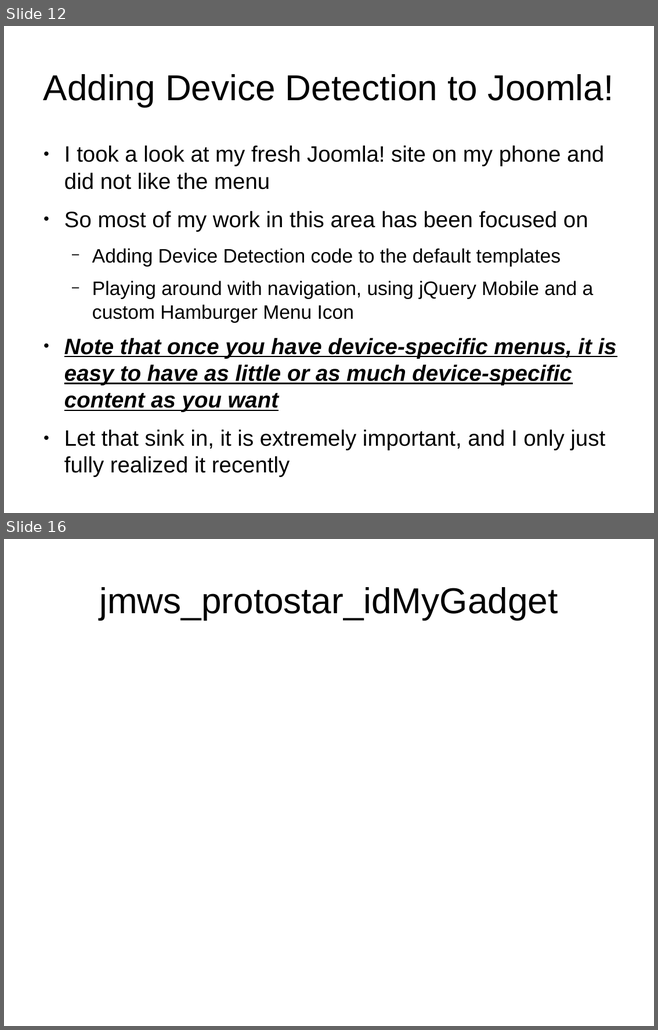
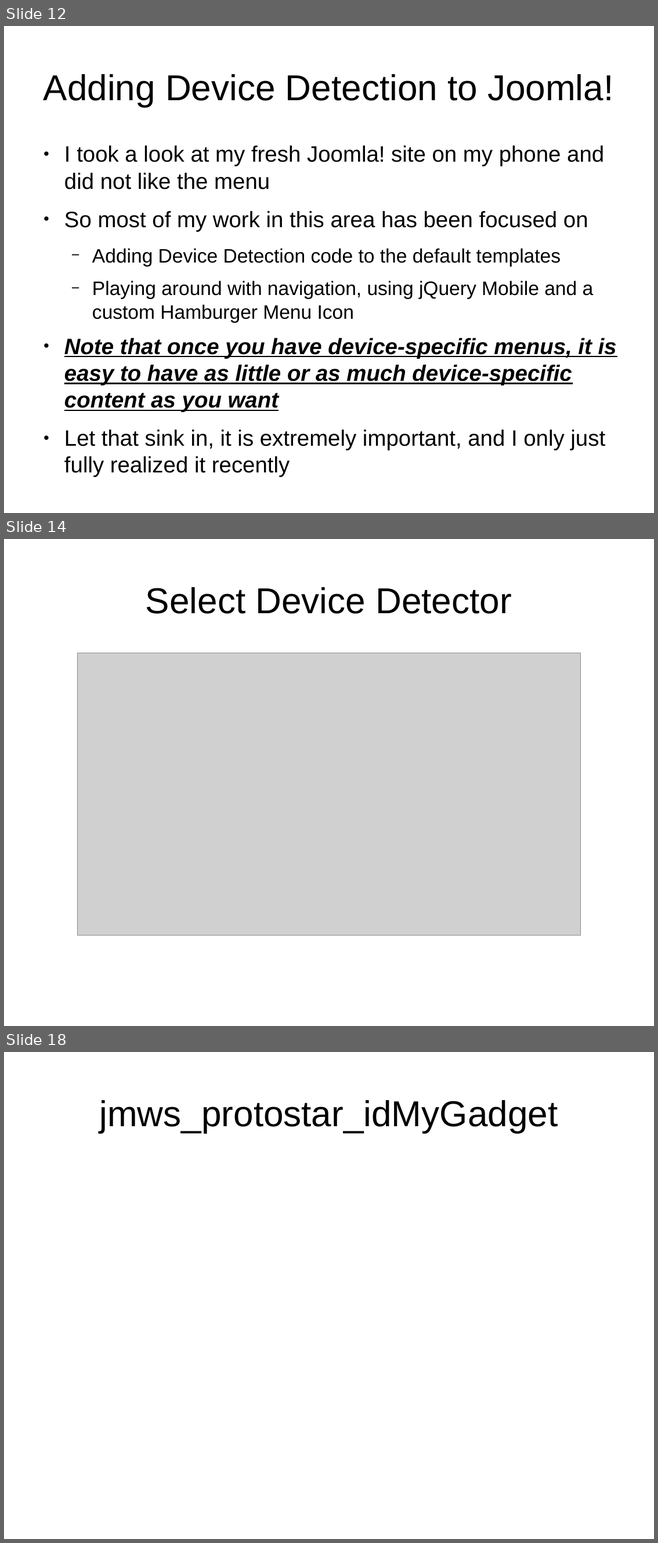
Before and after one commit to tomwhartung/jmws_accoutrements, a slide deck: presentations/2015_09-Joomla/Device_Detection-In_Protostar_and_Beez3.odp. Shown one above the other, each under a label of ours: slides 12 and 16 before the commit, slides 12, 14 and 18 after it; the slides between them are not shown. The pictures are 658x1030 and 658x1543 pixels, drawn with LibreOffice and Linux fonts; fonts in the diff are those of the drawing; grey boxes stand for pictures. Boxes give left, top, right and bottom in pixels: in the first picture for what was removed or moved away, otherwise in the second. Text is boxed around its words. In the diff, an @@ line names an element or a change of style, - is before the commit and + after.

```diff
--- a/presentations/2015_09-Joomla/Device_Detection-In_Protostar_and_Beez3.odp
+++ b/presentations/2015_09-Joomla/Device_Detection-In_Protostar_and_Beez3.odp
@@ slide 14 added at <box>4,539,654,1026</box>, background #FFFFFF @@
@@ title added at <box>146,587,511,614</box>, 44 pt, text #000000 @@
+Select Device Detector
@@ picture added at <box>78,653,581,935</box> @@
@@ what was slide 16 is now slide 18 @@
```
Also in this commit, not shown: 5 slides changed, 2 other slides added, 1 slide removed, 1 other file.
